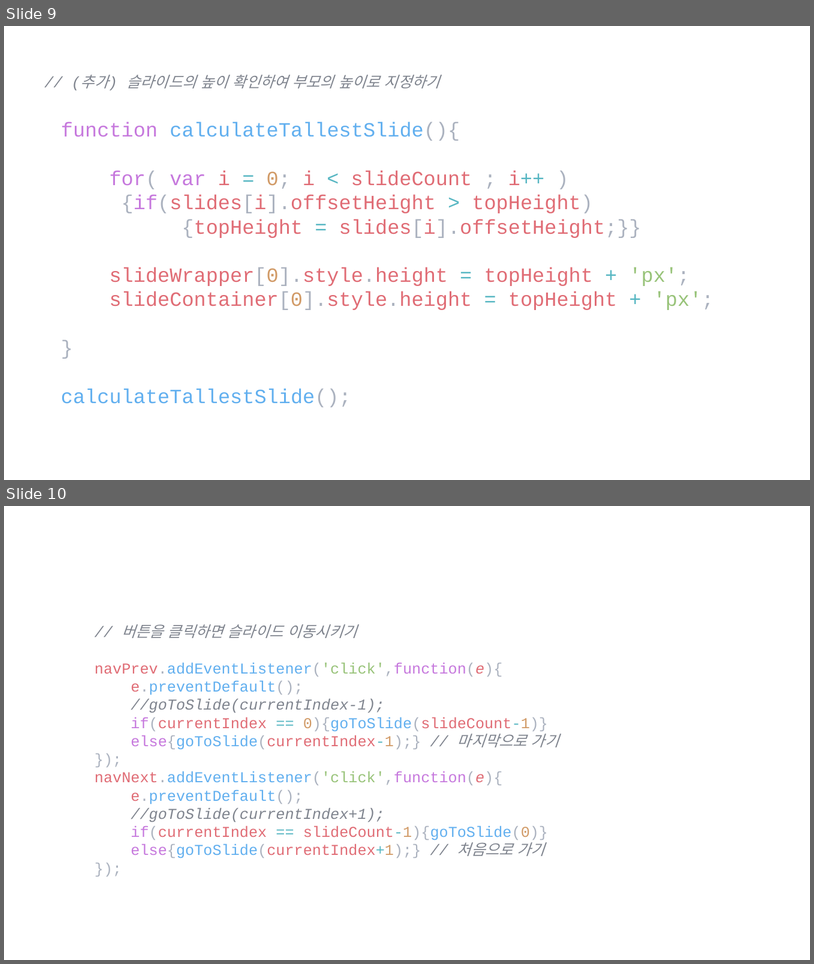
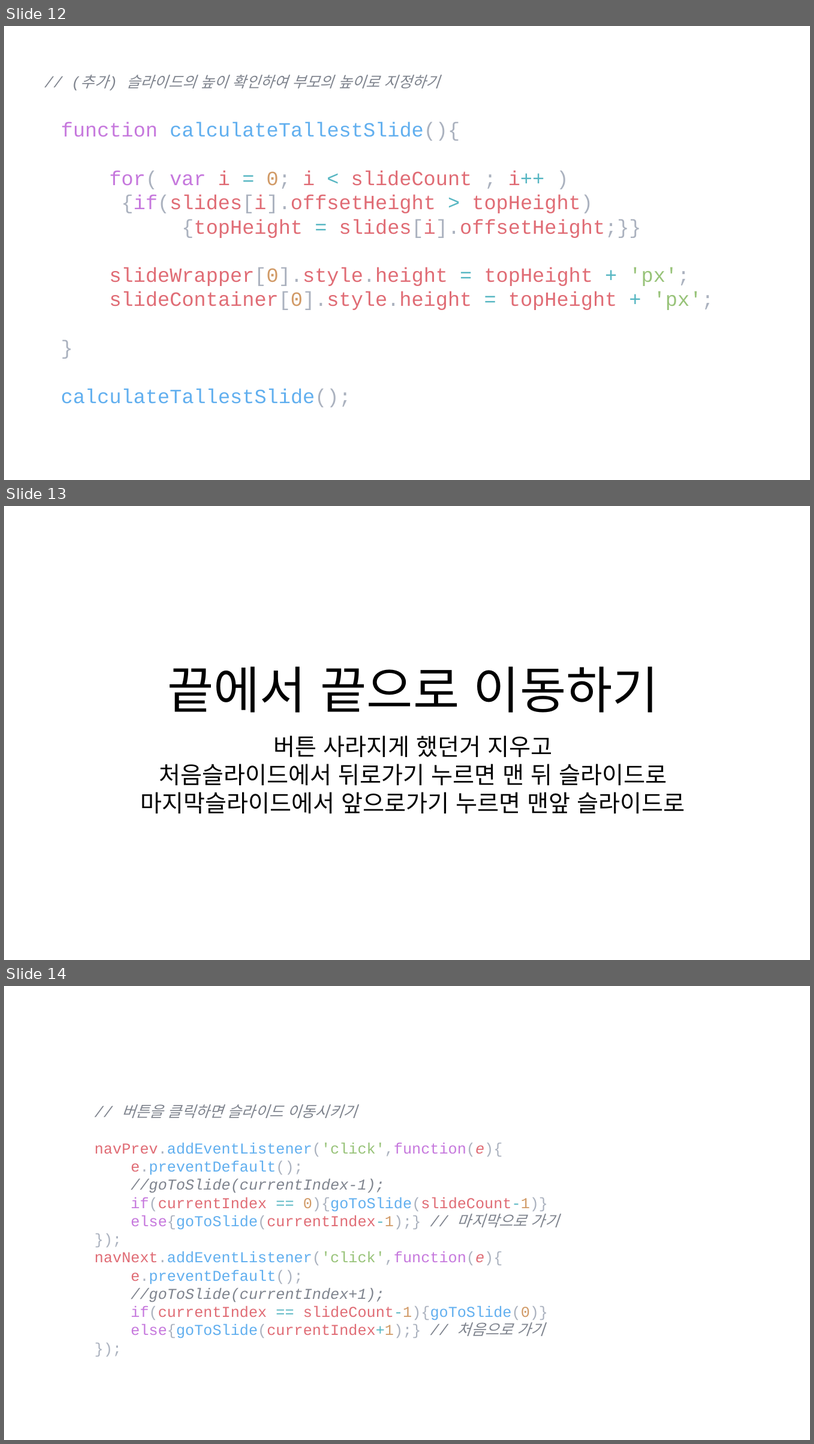
Before and after one commit to lsh58/Javascript, a slide deck: study/ex03_제작/추가내용.pptx. Shown one above the other, each under a label of ours: slides 9 and 10 before the commit, slides 12, 13 and 14 after it. The pictures are 814x964 and 814x1444 pixels, drawn with LibreOffice and Linux fonts; fonts in the diff are those of the drawing. Boxes give left, top, right and bottom in pixels: in the first picture for what was removed or moved away, otherwise in the second. Text is boxed around its words. In the diff, an @@ line names an element or a change of style, - is before the commit and + after.

```diff
--- a/study/ex03_제작/추가내용.pptx
+++ b/study/ex03_제작/추가내용.pptx
@@ slide 13 added at <box>4,506,810,960</box>, background #FFFFFF @@
@@ text added at <box>167,666,659,712</box>, 60 pt, text #000000 @@
+끝에서 끝으로 이동하기
@@ text added at <box>141,735,686,813</box>, 28 pt, text #000000 @@
+버튼 사라지게 했던거 지우고
+처음슬라이드에서 뒤로가기 누르면 맨 뒤 슬라이드로
+마지막슬라이드에서 앞으로가기 누르면 맨앞 슬라이드로
@@ what was slide 9 is now slide 12 @@
@@ what was slide 10 is now slide 14 @@
```
Also in this commit, not shown: 2 slides changed, 5 other slides added, 2 slides removed, 1 other file.
